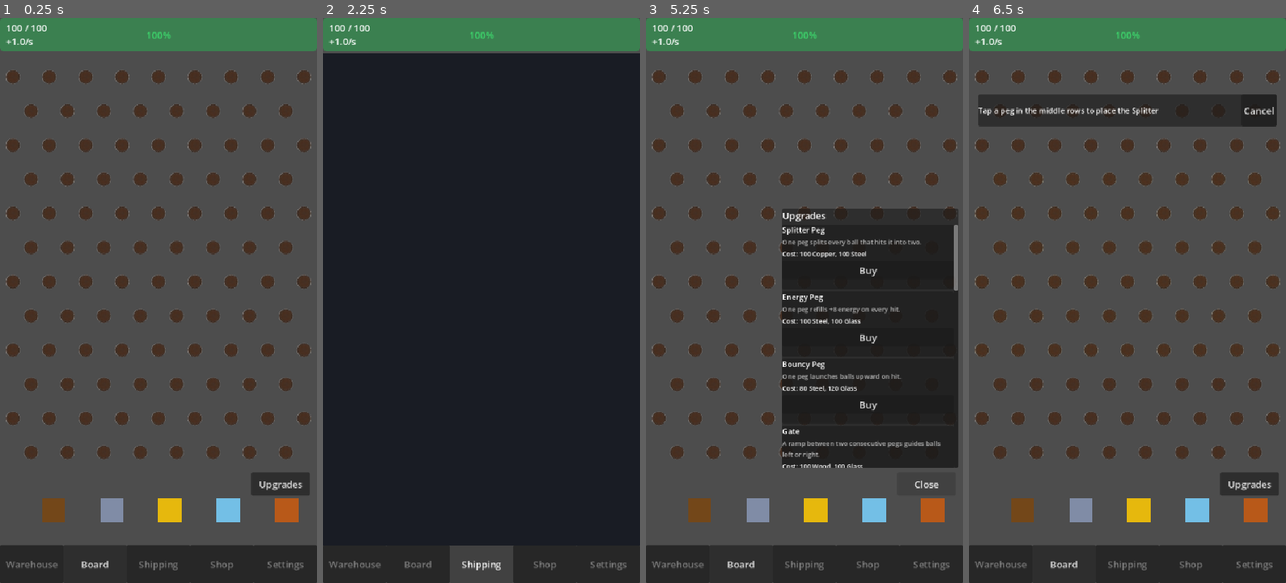
Above: before the commit, frames 1-4 (left to right).
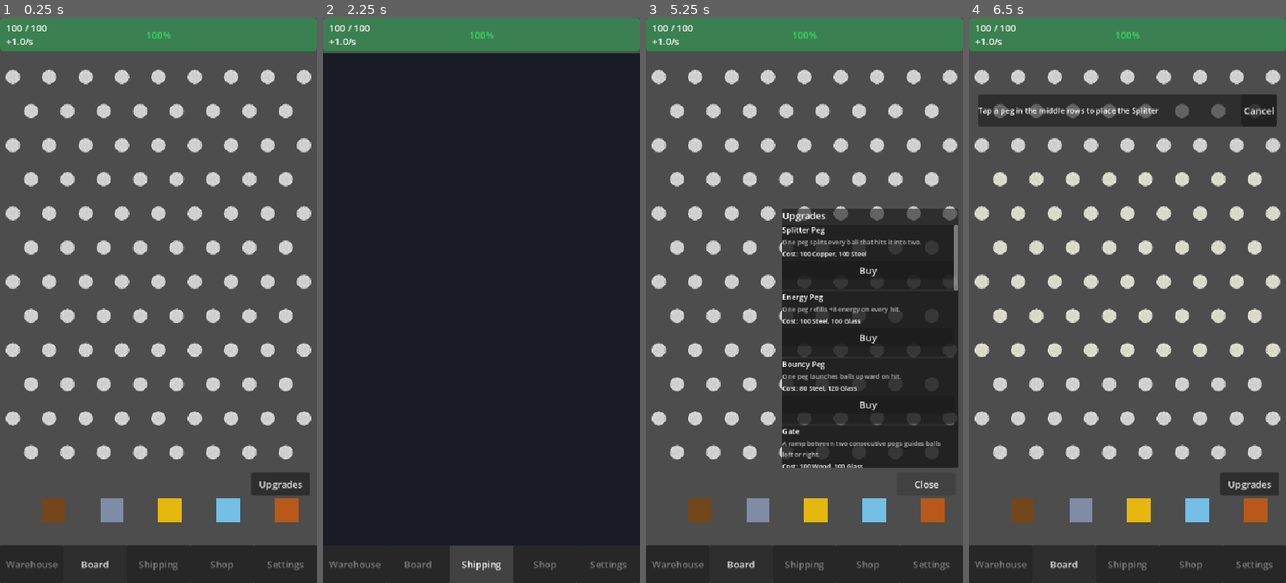
Above: after the commit, the same moments.

Repository: RafaelNTeixeira/ScrapFall
Game: Godot game, scene res://scenes/Main.tscn
Two runs of this game, one before a commit and one after it. Both use one fixed random seed, a clock stepped at 60 frames per second and the inputs below.
Inputs:
- Up to frame 1 (0.25 s): no input
- Up to frame 2 (2.25 s): click "Warehouse" at 0.5 s; click "Board" at 1.25 s; click "Shipping" at 2 s
- Up to frame 3 (5.25 s): click "Shop" at 2.75 s; click "Warehouse" at 3.5 s; click "Board" at 4.25 s; click "Upgrades" at 5 s
- Up to frame 4 (6.5 s): click "Buy" at 5.75 s

The runs differ from the first frame. In frame 1, 9.3% of the frame differs, in the area x 1-99%, y 9-79%; in frame 2, nothing differs; in frame 3, 8.2%; in frame 4, 9.2%.

Commit message:
feat: Updated peg colors

Diff:
--- a/scenes/Peg.tscn
+++ b/scenes/Peg.tscn
@@ -1,7 +1,7 @@
 [gd_scene format=3 uid="uid://bchac0ccpmxwo"]
 
 [ext_resource type="Script" uid="uid://jj1a8j7xpkqt" path="res://scripts/Peg.gd" id="1_mhmpc"]
-[ext_resource type="Texture2D" uid="uid://dwrevw2al38cx" path="res://images/BrownDot.png" id="2_focci"]
+[ext_resource type="Texture2D" uid="uid://bvqmw2amkcua1" path="res://images/WhiteDot.png" id="2_focci"]
 
 [sub_resource type="CircleShape2D" id="CircleShape2D_tfw68"]
 
--- a/scripts/Peg.gd
+++ b/scripts/Peg.gd
@@ -107,7 +107,7 @@
 func _base_color() -> Color:
 	match peg_type:
 		PegType.NORMAL:   return Color(1.0, 1.0, 1.0, 1.0)
-		PegType.ENERGY:   return Color(1.0,  0.82, 0.1)
+		PegType.ENERGY:   return Color(0.893, 0.728, 0.0, 1.0)
 		PegType.SPLITTER: return Color(0.35, 0.80, 1.0)
 		PegType.BOUNCY:   return Color(0.4, 0.0, 0.4, 1.0)
 	return Color.WHITE
Binary file added: images/WhiteDot.png
Not shown, added: images/WhiteDot.png.import
